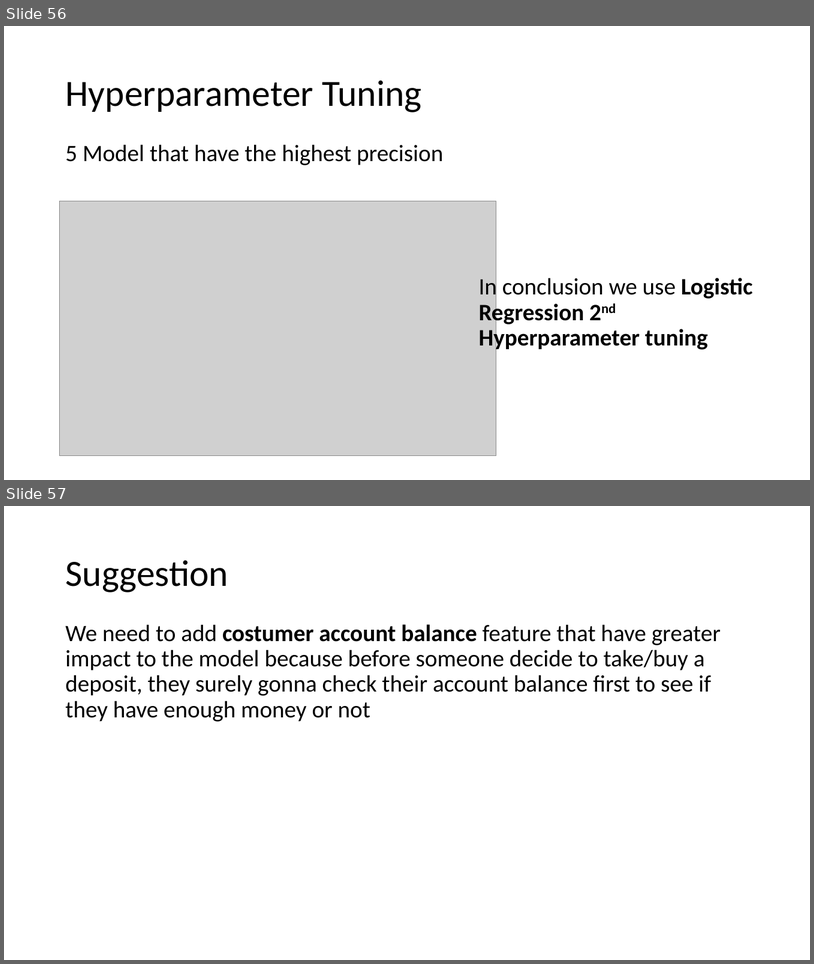
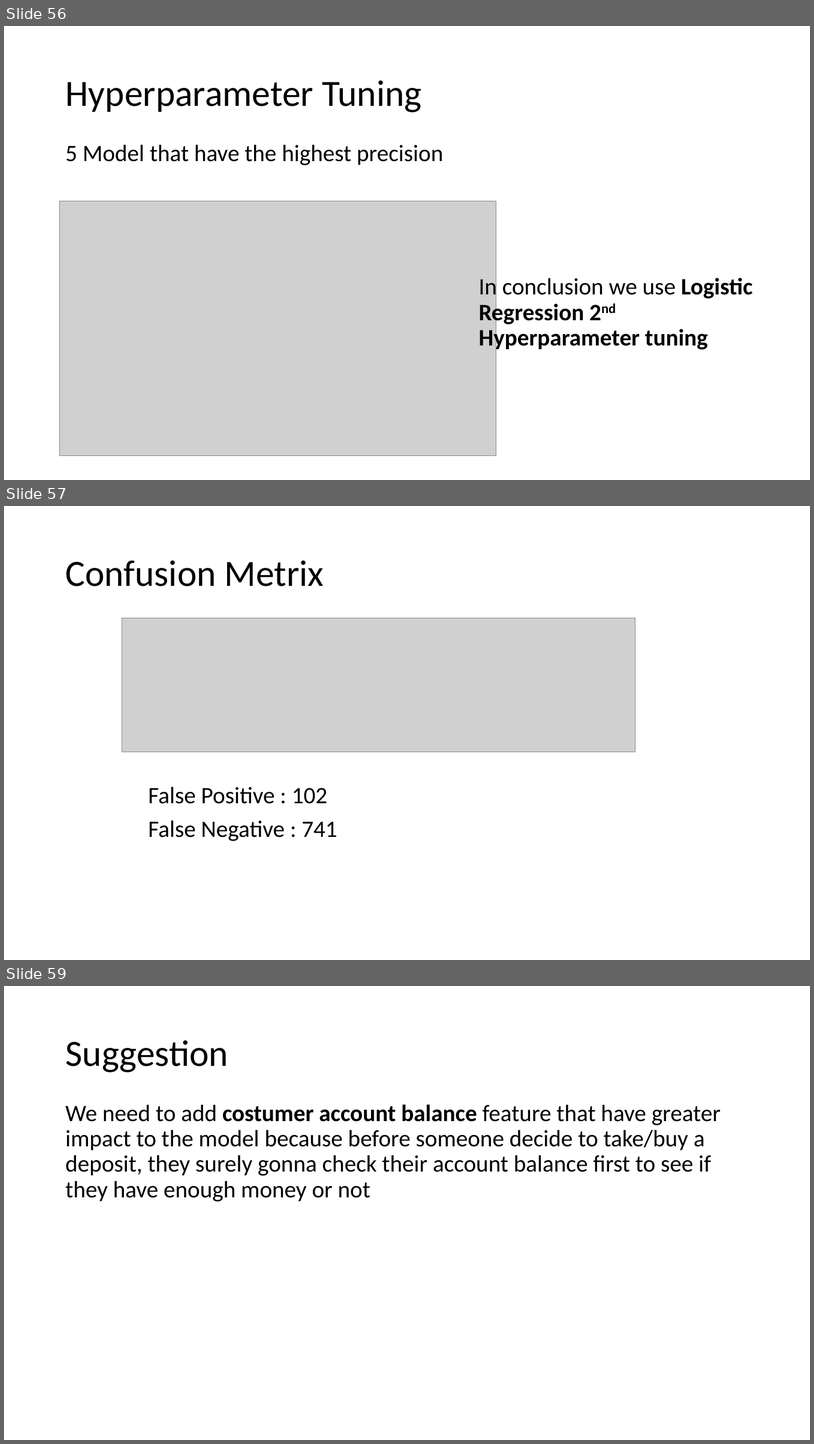
Before and after one commit to abdullahayas123/Tes-Model-Marketing-Scipy, a slide deck: Presentation-1.pptx. Shown one above the other, each under a label of ours: slides 56 and 57 before the commit, slides 56, 57 and 59 after it; the slides between them are not shown. The pictures are 814x964 and 814x1444 pixels, drawn with LibreOffice and Linux fonts; fonts in the diff are those of the drawing; grey boxes stand for pictures. Boxes give left, top, right and bottom in pixels: in the first picture for what was removed or moved away, otherwise in the second. Text is boxed around its words. In the diff, an @@ line names an element or a change of style, - is before the commit and + after.

```diff
--- a/Presentation-1.pptx
+++ b/Presentation-1.pptx
@@ slide 57 added at [4,506,810,960], background #FFFFFF @@
@@ title added at [65,560,324,586], 44 pt, text #000000 @@
+Confusion Metrix
@@ picture added at [122,618,636,751] @@
@@ text added at [148,786,338,841], 28 pt, text #000000 @@
+False Positive : 102
+False Negative : 741
@@ what was slide 57 is now slide 59 @@
```
Also in this commit, not shown: 2 slides changed, 1 other slide added.
